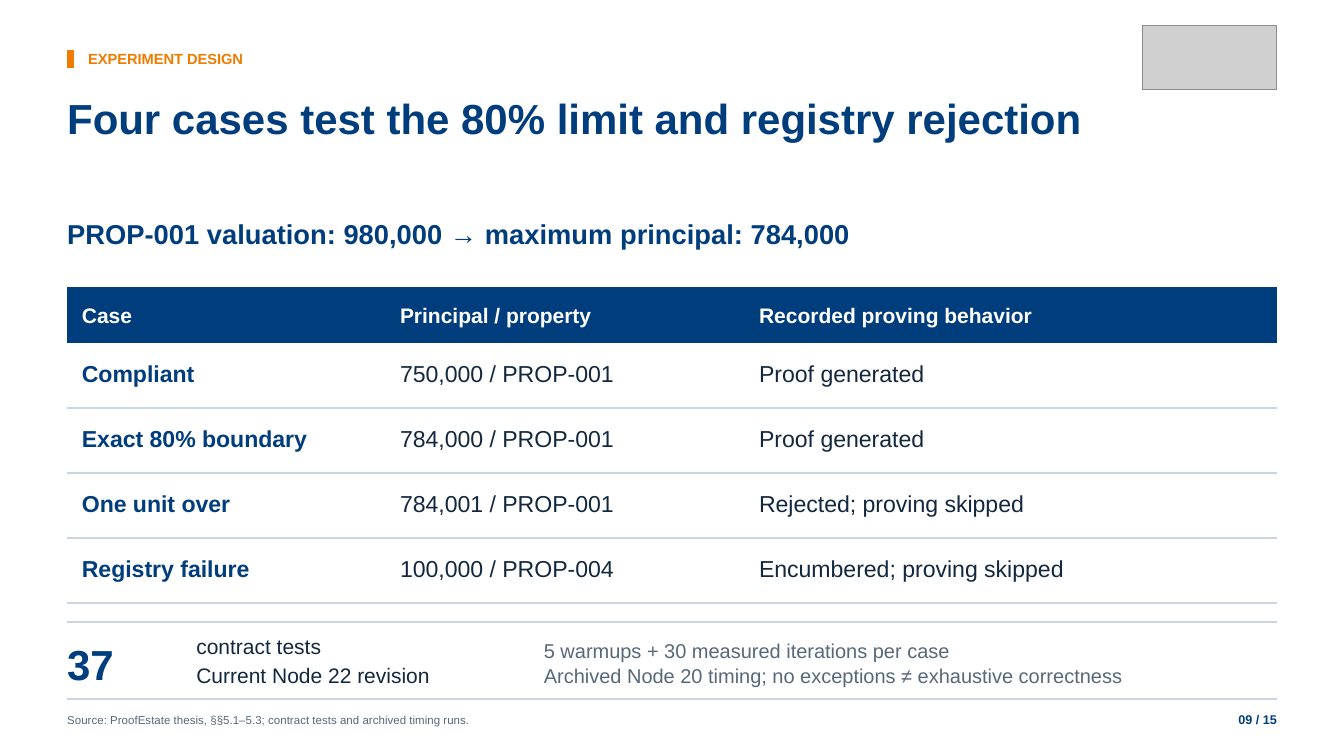
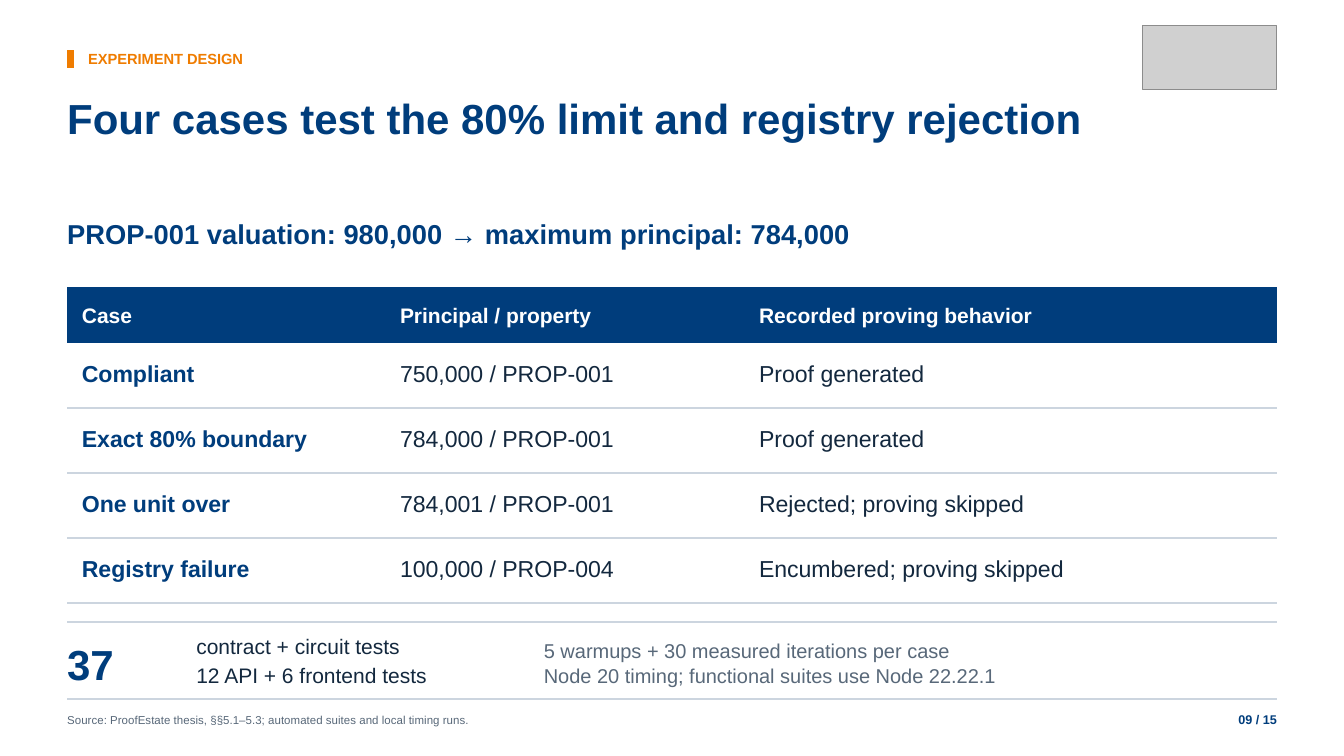
Before and after one commit to Alan42x/proofestate, a slide deck: slide 9 of slides/proofestate-nus-defense-presentation.pptx. Drawn at 1344x756 pixels with LibreOffice and Linux fonts; fonts in the diff are those of the drawing; grey boxes stand for pictures. Boxes give left, top, right and bottom in pixels: in the first picture for what was removed or moved away, otherwise in the second. Text is boxed around its words. In the diff, an @@ line names an element or a change of style, - is before the commit and + after.

Commit message:
Unify evaluation reporting and polish thesis and defense materials

```diff
--- a/slides/proofestate-nus-defense-presentation.pptx
+++ b/slides/proofestate-nus-defense-presentation.pptx
@@ text at bbox=[196, 638, 399, 655]: text changed @@
-contract tests
+contract + circuit tests
@@ text at bbox=[196, 667, 426, 684]: text changed @@
-Current Node 22 revision
+12 API + 6 frontend tests
@@ text at bbox=[544, 668, 996, 687]: text changed @@
-Archived Node 20 timing; no exceptions ≠ exhaustive correctness
+Node 20 timing; functional suites use Node 22.22.1
@@ text at bbox=[67, 715, 469, 727]: text changed @@
-Source: ProofEstate thesis, §§5.1–5.3; contract tests and archived timing runs.
+Source: ProofEstate thesis, §§5.1–5.3; automated suites and local timing runs.
```
Also in this commit, not shown: 10 other slides changed, 7 other files.
